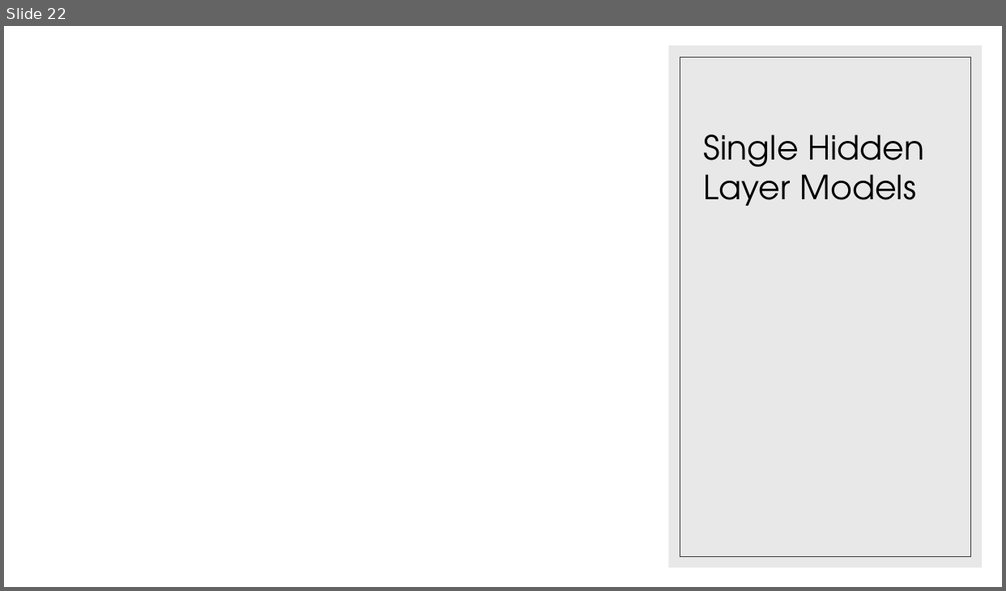
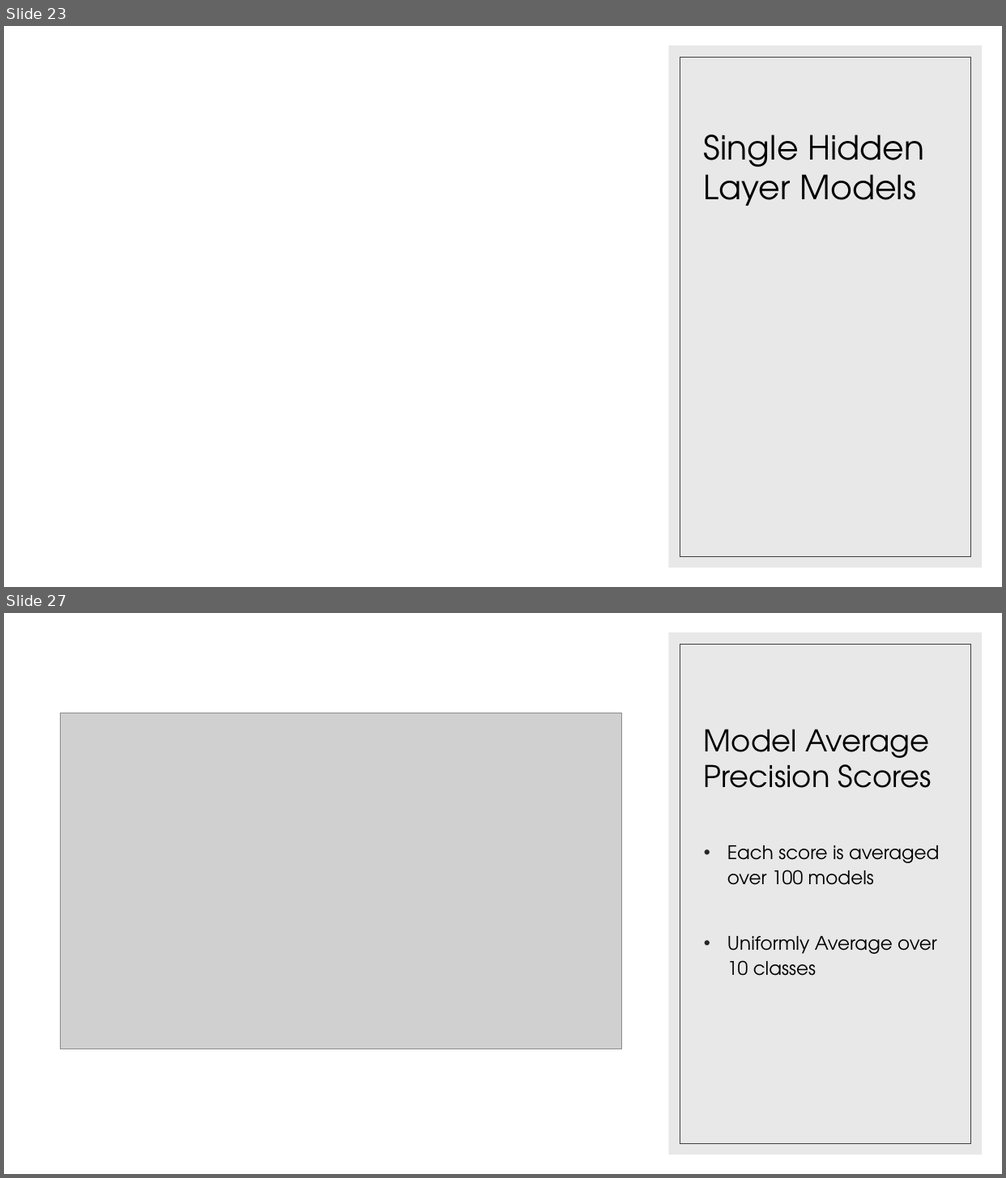
Before and after one commit to landonbuell/Convolutional-Neural-Networks, a slide deck: Presentations/14_04_2020/Modeling Attack Functions.pptx. Shown one above the other, each under a label of ours: slide 22 before the commit, slides 23 and 27 after it; the slides between them are not shown. The pictures are 1006x591 and 1006x1178 pixels, drawn with LibreOffice and Linux fonts; fonts in the diff are those of the drawing; grey boxes stand for pictures. Boxes give left, top, right and bottom in pixels: in the first picture for what was removed or moved away, otherwise in the second. Text is boxed around its words. In the diff, an @@ line names an element or a change of style, - is before the commit and + after.

```diff
--- a/Presentations/14_04_2020/Modeling Attack Functions.pptx
+++ b/Presentations/14_04_2020/Modeling Attack Functions.pptx
@@ slide 27 added at [4, 613, 1002, 1174], background #FFFFFF; not listed: 2 template elements that a slide beside it also shows @@
@@ picture added at [60, 713, 621, 1050] @@
@@ title added at [704, 729, 931, 788], 28.8 pt, text #000000 @@
+Model Average Precision Scores
@@ text added at [727, 845, 939, 976], 18 pt, text #000000 @@
+• Each score is averaged over 100 models
+• Uniformly Average over 10 classes
@@ what was slide 22 is now slide 23 @@
```
Also in this commit, not shown: 6 slides changed, 9 other slides added, 11 other files.
